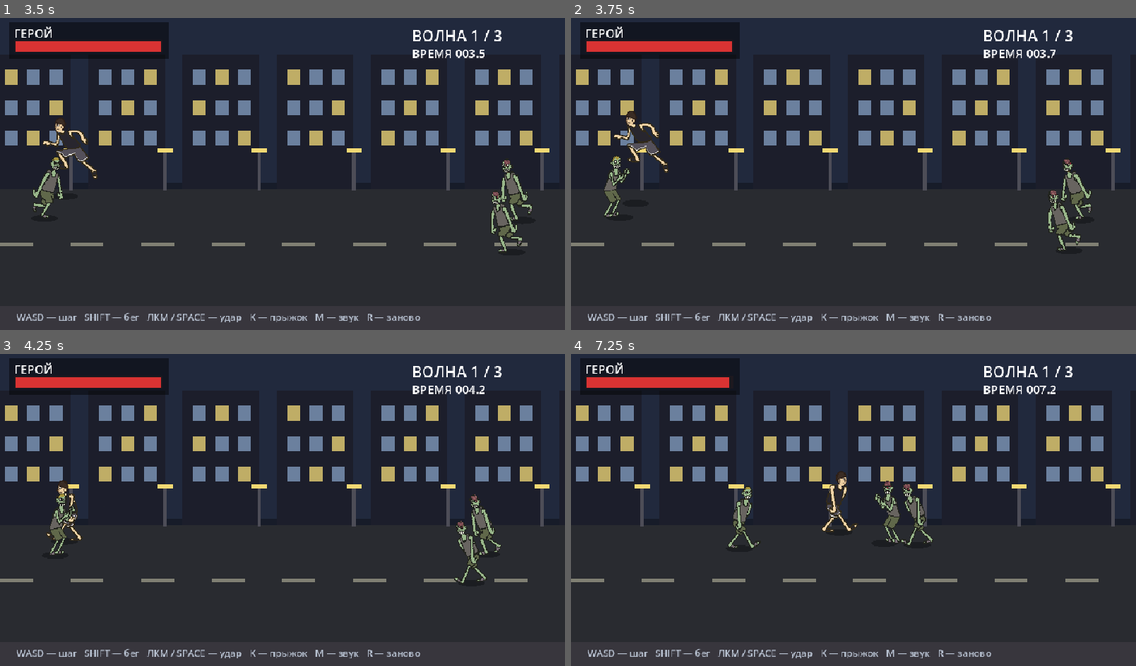
Above: before the commit, frames 1-4 (two rows, left to right).
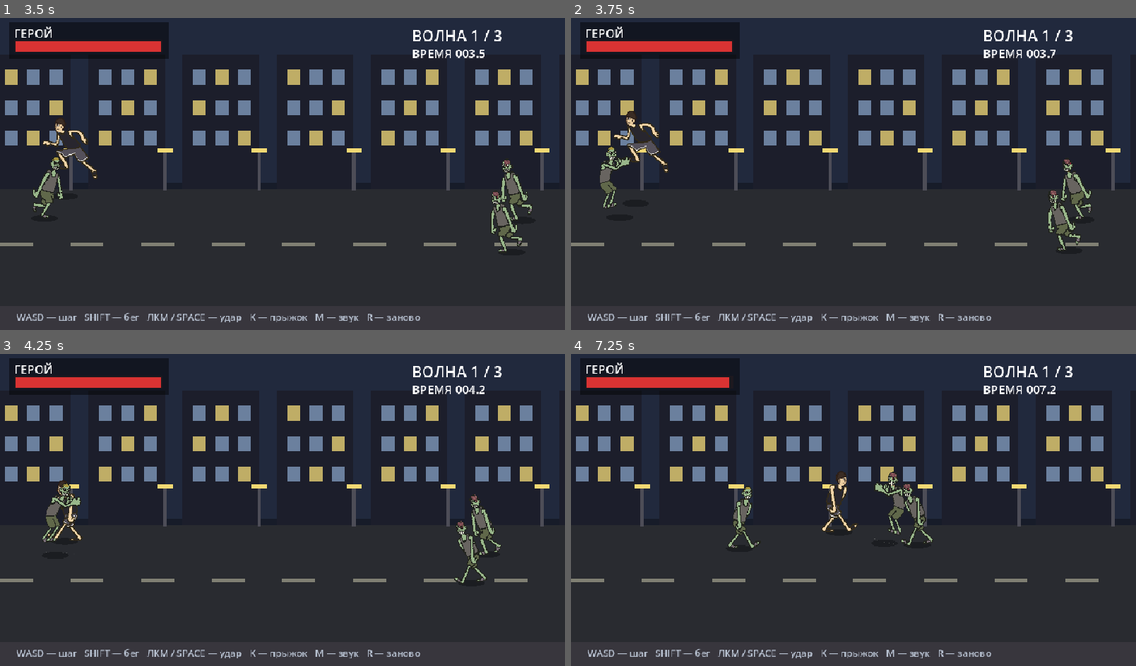
Above: after the commit, the same moments.

Repository: Kirtus228/zombie-beat
Game: Godot game, scene res://main.tscn
Same seed, same stepped clock (60 frames per second), same inputs: the game is played once before the commit and once after it. Sound files missing from this copy of the repository are replaced by a short silence.
Inputs (mouse positions are in pixels of both pictures, inside the frame that each line leads up to):
- Up to frame 1 (3.5 s): tap Enter at 0.5 s; move the mouse to (254, 236) at 0.52 s; hold W (move_up) 0.53-2.03 s; tap K (jump) at 0.6, 0.77, 1.07, 1.52, 1.55, 1.82, 2.3, 3.02, 3.05, 3.32 s; click (254, 236) at 0.67 s; move the mouse to (452, 217) at 1.27 s; click (452, 217) at 1.35 s; move the mouse to (113, 124) at 2.02 s; hold Shift (run) 2.03-2.78 s; hold A (move_left) from 2.03 s (still down); move the mouse to (310, 170) at 2.77 s; tap Space at 2.85 s; click (310, 170) at 2.92 s
- Up to frame 2 (3.75 s): move the mouse to (768, 92) at 3.52 s; release A (move_left) at 3.53 s; hold S (move_down) from 3.53 s (still down); tap K (jump) at 3.6 s
- Up to frame 3 (4.25 s): keep holding S (move_down); tap K (jump) at 3.77, 4.07 s
- Up to frame 4 (7.25 s): move the mouse to (977, 491) at 4.27 s; release S (move_down) at 4.28 s; hold D (move_right) 4.28-5.03 s; click (977, 491) at 4.35 s; tap K (jump) at 4.52, 4.55, 4.82, 5.3, 6.02, 6.05, 6.32, 6.6, 6.77, 7.07 s; move the mouse to (740, 522) at 5.02 s; hold W (move_up) 5.03-5.78 s; hold Shift (run) 5.03-5.78 s; click (740, 522) at 5.17 s; move the mouse to (910, 438) at 5.77 s; hold D (move_right) from 5.78 s (still down); tap Space at 5.85 s; move the mouse to (825, 572) at 6.52 s

Frame 1 is identical in both runs. In frame 2, 0.4% of the frame differs, in the area x 5-11%, y 41-64%; in frame 3, 0.5%, in the area x 7-15%, y 41-65%; in frame 4, 0.4%.

Commit message:
zombies: strike goes top-down - claws high then body pitches forward and rakes down, no fist in the chain

Diff:
--- a/scripts/fighter.gd
+++ b/scripts/fighter.gd
@@ -14,18 +14,21 @@
 const SPRITE_SCALE := 0.62
 const CELL_FEET := 107.5 # от центра кадра до ступней, px
 const PUNCH_HOLD := 0.34
-# Удар зомби — три такта: замах (когти отведены) -> выпад с раскрытыми когтями
-# -> отход. Каждый кадр держится по 0,1 с, поэтому когти видны, а не мелькают.
-# Кадры: claw_wind (пак punch2_0), claw_go (пак punch2_2 с раскрытой когтистой
-# кистью — tools/claw_frames.mjs), claw_back (пак punch2_1).
-# Кадр falling из удара убран: он на 15 px ниже и ломал высоту корпуса, из-за
-# него зомби «подпрыгивал» в момент удара (замечание Кирилла 20.11).
-const Z_ATK_FRAMES: Array[String] = ["claw_wind", "claw_wind", "claw_go", "claw_go", "claw_go", "claw_back"]
+# Удар зомби — сверху вниз, когтями, а не кулаком вперёд как у героя-боксёра.
+# Только кадры пака: рука с раскрытыми пальцами вверху (punch1_0), свал корпусом
+# вниз с разведёнными когтями (falling), возврат в стойку (punch2_1).
+# Кулака в этой цепочке нет ни в одном кадре.
+# Сверху-вниз добавляет не только кадр: корпус отклоняется НАЗАД на замахе и
+# падает ВПЕРЁД на ударе (PITCH_*), поэтому рука идёт дугой сверху.
+const Z_ATK_FRAMES: Array[String] = ["punch1_0", "punch1_0", "punch2_1", "punch2_1", "punch2_1", "punch2_1"]
+const Z_CONTACT_FRAME := "punch2_1"  # кадр, на котором когти достают цель
 const Z_ATK_FPS := 10.0
 const Z_ATK_HOLD := 0.6        # длина всей анимации удара, с
 const Z_CONTACT_T := 0.2       # момент касания внутри удара: на нём включается урон
-const Z_LUNGE := 20.0          # рывок корпуса к цели, px
-const Z_READY_FRAME := "claw_wind"
+const Z_LUNGE := 22.0          # рывок корпуса к цели, px
+const Z_PITCH_BACK := 8.0      # наклон назад на замахе, градусы
+const Z_PITCH_FRONT := 11.0    # свал вперёд на ударе, градусы
+const Z_READY_FRAME := "punch1_0"
 const Z_WALK_FPS := 6.5             # походка зомби медленнее человеческой (у героя 12)
 const JUMP_TIME := 0.52    # прыжок: время в воздухе
 const JUMP_H := 58.0       # высота дуги прыжка, px
@@ -228,9 +231,19 @@
 		# Поза из кадров пака человеческая, но за счёт наклона и раскачки силуэт
 		# читается как шарканье, а не как строевой шаг.
 		if is_enemy:
-			# в ударе наклон уже нарисован в кадрах (z_atk_*), поэтому там 0
-			if state == "z_atk" or state == "z_ready":
-				body.rotation = 0.0
+			# удар: на замахе корпус откидывается назад, на свале падает вперёд —
+			# рука идёт дугой сверху вниз, а не выносится вперёд
+			if state == "z_ready":
+				body.rotation = deg_to_rad(-Z_PITCH_BACK * float(facing))
+			elif state == "z_atk":
+				var k := clampf(t / Z_ATK_HOLD, 0.0, 1.0)
+				var peak := Z_CONTACT_T / Z_ATK_HOLD
+				var pitch := 0.0
+				if k < peak:
+					pitch = lerpf(-Z_PITCH_BACK, Z_PITCH_FRONT, smoothstep(0.0, peak, k))
+				else:
+					pitch = lerpf(Z_PITCH_FRONT, 0.0, smoothstep(peak, 1.0, k))
+				body.rotation = deg_to_rad(pitch * float(facing))
 			else:
 				var rock := 4.0 * sin(shamble_t * 2.6) if state == "walk" else 0.0
 				body.rotation = deg_to_rad((6.0 + rock) * float(facing))
--- a/scripts/hit_fx.gd
+++ b/scripts/hit_fx.gd
@@ -30,13 +30,14 @@
 	_spike(r, Color(tint.r, tint.g, tint.b, a))
 	_spike(r * 0.45, Color(1, 1, 1, a))
 	if slash != 0.0:
-		# три росчерка когтей поперёк искры: видно, чем именно достало
-		var len := 26.0 * (1.0 + 0.4 * (1.0 - k))
+		# три росчерка когтей СВЕРХУ ВНИЗ: видно, что это царапина, а не удар кулаком
+		var dir := Vector2(slash * 0.5, 1.0).normalized()
+		var perp := Vector2(-dir.y, dir.x) * signf(slash)
+		var l := 30.0 * (1.0 + 0.35 * (1.0 - k))
+		var c := Color(1.0, 0.97, 0.9, a * 0.9)
 		for i in range(3):
-			var off := float(i - 1) * 6.0
-			var dir := Vector2(slash, 0.7)
-			var c := Color(1.0, 0.97, 0.9, a * 0.9)
-			draw_line(Vector2(-dir.x * len * 0.5, off - dir.y * len * 0.25), Vector2(dir.x * len * 0.5, off + dir.y * len * 0.25), c, 1.5)
+			var off: Vector2 = perp * (float(i - 1) * 6.0)
+			draw_line(off - dir * l * 0.55, off + dir * l * 0.45, c, 1.5)
 
 func _spike(r: float, color: Color) -> void:
 	var pts := PackedVector2Array()
--- a/tools/test_controls.gd
+++ b/tools/test_controls.gd
@@ -50,21 +50,20 @@
 	ok(esf.get_frame_count("z_atk") >= 4, "z_atk из 4+ кадров: %d" % esf.get_frame_count("z_atk"))
 	ok(not esf.has_animation("punch1"), "человеческого прямого удара у зомби НЕТ")
 	ok(esf.has_animation("z_ready"), "у зомби есть видимый замах z_ready")
-	# в ударе зомби не должно быть кадров прыжка и «падения»: оба ломают высоту
-	# корпуса, из-за них зомби подскакивал в момент удара
+	# в ударе зомби не должно быть кадров прыжка: от них он «подпрыгивал»
 	var airy := false
 	for fr in enemy.Z_ATK_FRAMES:
-		if String(fr) == "jump" or String(fr) == "jumpkick" or String(fr) == "falling":
+		if String(fr) == "jump" or String(fr) == "jumpkick":
 			airy = true
-	ok(not airy, "в z_atk нет кадров прыжка/падения (ноги на земле)")
+	ok(not airy, "в z_atk нет кадров прыжка (обе ноги на земле)")
 
-	# удар читается: кадр когтей стоит в анимации ровно в момент касания
-	ok(ResourceLoader.exists("res://assets/zombie/claw_go.png"), "кадр когтей claw_go есть")
-	ok(ResourceLoader.exists("res://assets/zombie_brain/claw_go.png"), "кадр когтей есть и у зомби с мозгом")
+	# удар идёт сверху вниз: на замахе рука вверху, на касании — свал вниз
+	ok(String(enemy.Z_READY_FRAME) == "punch1_0", "замах — рука с раскрытой кистью вверху")
 	ok(enemy.Z_CONTACT_T > 0.0 and enemy.Z_CONTACT_T < enemy.Z_ATK_HOLD, "касание внутри удара: %.2f < %.2f" % [enemy.Z_CONTACT_T, enemy.Z_ATK_HOLD])
 	var contact_idx := int(enemy.Z_CONTACT_T * enemy.Z_ATK_FPS)
-	ok(String(enemy.Z_ATK_FRAMES[contact_idx]) == "claw_go", "в момент касания в кадре когти (кадр %d)" % contact_idx)
-	# замах длиннее самой быстрой реакции глаза: когти видно до выпада
+	ok(String(enemy.Z_ATK_FRAMES[contact_idx]) == String(enemy.Z_CONTACT_FRAME), "в момент касания в кадре свал вниз (кадр %d = %s)" % [contact_idx, enemy.Z_CONTACT_FRAME])
+	ok(enemy.Z_PITCH_FRONT > 0.0 and enemy.Z_PITCH_BACK > 0.0, "корпус откидывается назад и падает вперёд")
+	# удар не мелькает: покадрово видно и замах, и касание
 	ok(enemy.Z_ATK_HOLD >= 0.5, "удар не мелькает: %.2f с" % enemy.Z_ATK_HOLD)
 	# шаг зомби медленнее человеческого
 	ok(esf.get_animation_speed("walk") < hsf.get_animation_speed("walk"), "шаг зомби медленнее героя: %.1f против %.1f" % [esf.get_animation_speed("walk"), hsf.get_animation_speed("walk")])
Binary file removed: assets/zombie/claw_back.png
Not shown, removed: assets/zombie/claw_back.png.import
Binary file removed: assets/zombie/claw_go.png
Not shown, removed: assets/zombie/claw_go.png.import
Binary file removed: assets/zombie/claw_wind.png
Not shown, removed: assets/zombie/claw_wind.png.import
Binary file removed: assets/zombie_brain/claw_back.png
Not shown, removed: assets/zombie_brain/claw_back.png.import
Binary file removed: assets/zombie_brain/claw_go.png
Not shown, removed: assets/zombie_brain/claw_go.png.import
Binary file removed: assets/zombie_brain/claw_wind.png
Not shown, removed: assets/zombie_brain/claw_wind.png.import
(and 2 more such lines)
